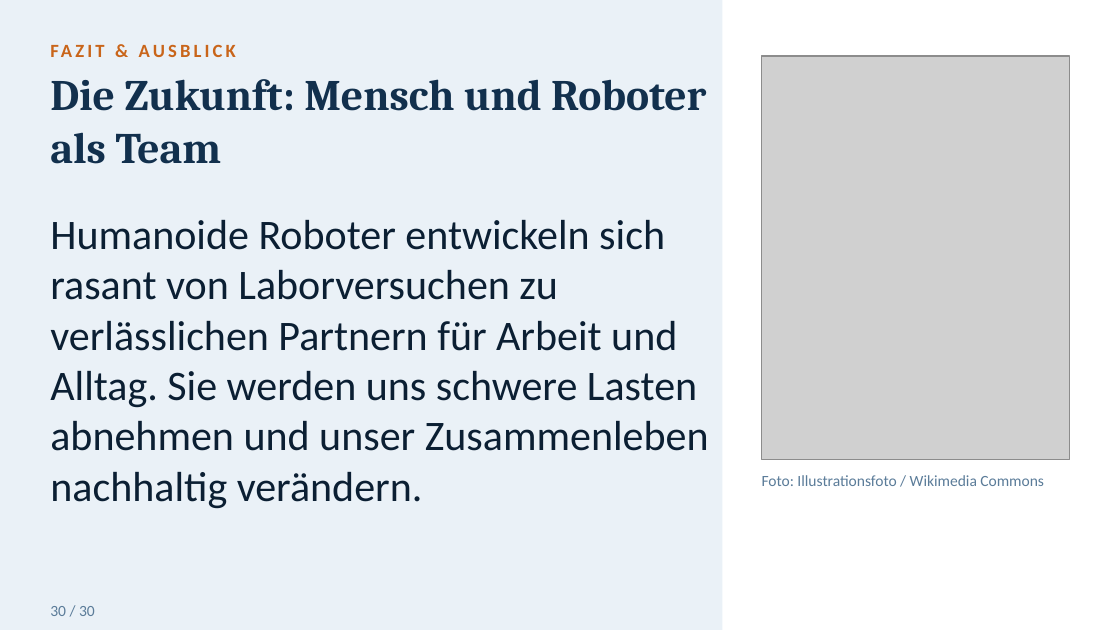
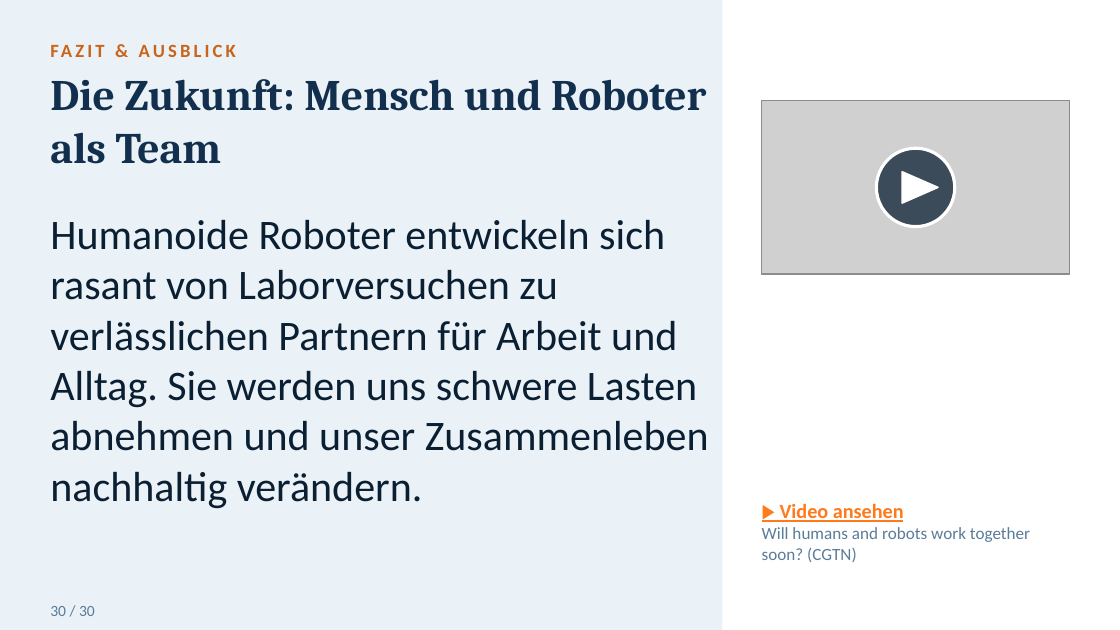
Before and after one commit to toshkaraf/tagesf-rderst-tte, a slide deck: slide 31 of Humanoide_Roboter_gross.pptx. Drawn at 1120x630 pixels with LibreOffice and Linux fonts; fonts in the diff are those of the drawing; grey boxes stand for pictures. Boxes give left, top, right and bottom in pixels: in the first picture for what was removed or moved away, otherwise in the second. Text is boxed around its words. In the diff, an @@ line names an element or a change of style, - is before the commit and + after.

```diff
--- a/Humanoide_Roboter_gross.pptx
+++ b/Humanoide_Roboter_gross.pptx
@@ picture: place and size @@
-picture at (762, 56, 1070, 459)
+picture at (762, 101, 1070, 274)
@@ ellipse added at (877, 148, 955, 226), fill #0B1F33 at 75% opacity, outline #FFFFFF 2 pt @@
@@ triangle added at (902, 171, 937, 203), fill #FFFFFF, outline #FFFFFF 1 pt @@
@@ text removed at (762, 475, 1044, 486) @@
-Foto: Illustrationsfoto / Wikimedia Commons
@@ text added at (762, 503, 1030, 562), 11 pt, text #5B7C99 @@
+▶ Video ansehen
+Will humans and robots work together soon? (CGTN)
```
Also in this commit, not shown: 9 other slides changed.
